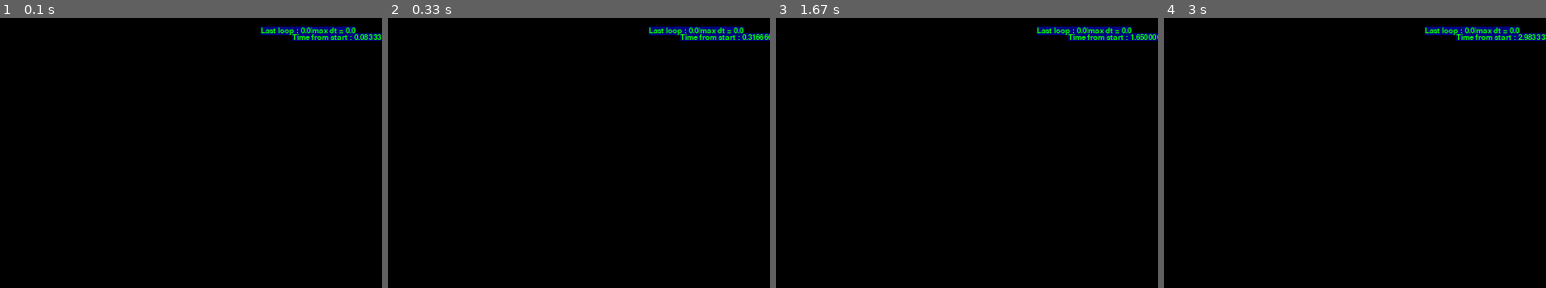
Above: before the commit, frames 1-4 (left to right).
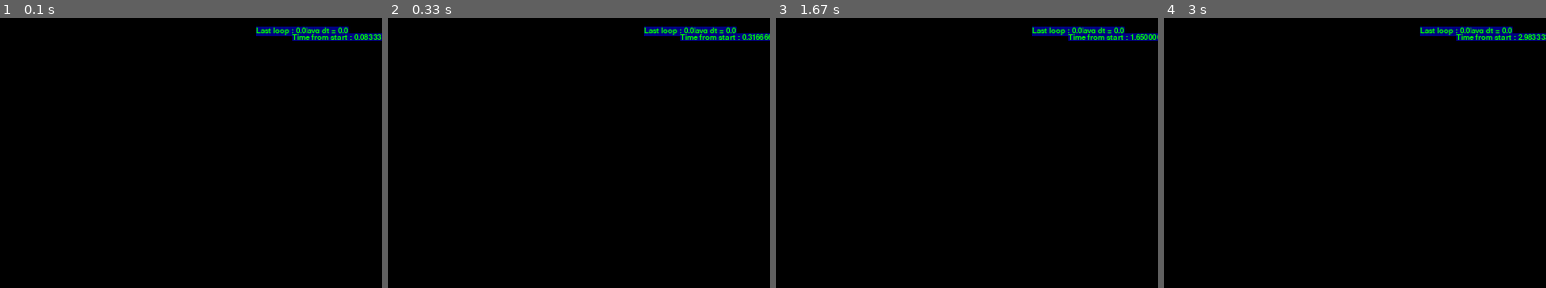
Above: after the commit, the same moments.

Repository: Midrododn/python1
Game: pygame game, started from py_game_dir/py_game_try1.py
Two runs of this game, one before a commit and one after it. Both use one fixed random seed, a clock stepped at 60 frames per second and the inputs below.
Inputs:
- Up to frame 1 (0.1 s): no input
- Up to frame 2 (0.33 s): no input
- Up to frame 3 (1.67 s): no input
- Up to frame 4 (3 s): no input
The pictures show only the part of the screen within x 50-100%, y 0-50%; the shares and areas given below are measured in that part.

The runs differ from the first frame. In frame 1, 0.4% of the frame differs, in the area x 67-94%, y 3-7%; in frame 2, 0.4%; in frame 3, 0.4%; in frame 4, 0.4%.

Commit message:
dt count

Diff:
--- a/py_game_dir/py_game_try1.py
+++ b/py_game_dir/py_game_try1.py
@@ -1,4 +1,5 @@
 import pygame
+import numpy as np
 import time
 from pygame import font
 from pygame import color
@@ -74,6 +75,7 @@
 
 class Loop_Watch():
     static_prog_start = time.time()
+    static_framerate_np = np.array([],dtype= np.float32)
     def __init__(self):
         self.start = time.time()
         self.finish = time.time()
@@ -96,7 +98,8 @@
 
     def prnt_watch(self):
         self.finish_watch()
-        time_stamp = "Last loop : " + str(self.dt)[:6] + "|max dt = " + str(self.max_dt)[:6]
+        self.avg_dt_np()
+        time_stamp = "Last loop : " + str(self.dt)[:6] + "|avg dt = " + str(self.max_dt)[:7]
         self.counter += 1
         return time_stamp
 
@@ -108,6 +111,15 @@
         txt = "Time from start : " + str(self.time_from_start())[:10]
         return txt
 
+    def avg_dt_np(self):
+        Loop_Watch.static_framerate_np = np.append(Loop_Watch.static_framerate_np, self.dt)
+        tmp = np.shape(Loop_Watch.static_framerate_np)[0]
+        tmp = np.sum(Loop_Watch.static_framerate_np) / tmp
+        if (np.shape(Loop_Watch.static_framerate_np)[0] > 1000):
+            Loop_Watch.static_framerate_np = np.array([],dtype= np.float32)
+        self.avr_dt = tmp
+        print (np.shape(Loop_Watch.static_framerate_np)[0])
+
 
 
 
@@ -116,7 +128,7 @@
     block = Bottom_surf()
     drop = Drop_rect()
     time_obj = Loop_Watch()
-    label1 = TXT_msg(msg = "Last loop : 0.0000|max dt = 0.0000")
+    label1 = TXT_msg(msg = "Last loop : 0.0000|max dt = 0.00000")
     label2 = TXT_msg(msg= "Time from start : 000.000")
 
     running = True
@@ -139,6 +151,7 @@
         time_str = time_obj.prnt_watch()
         label1.prnt_msg(msg = time_str)
         label2.prnt_msg(time_obj.prnt_from_start())
+        time_obj.avg_dt_np()
 
         pygame.display.flip()
 
